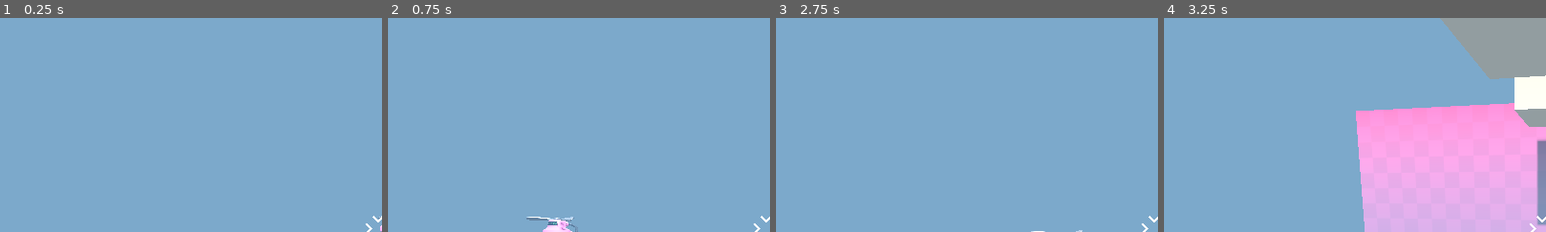
Above: before the commit, frames 1-4 (left to right).
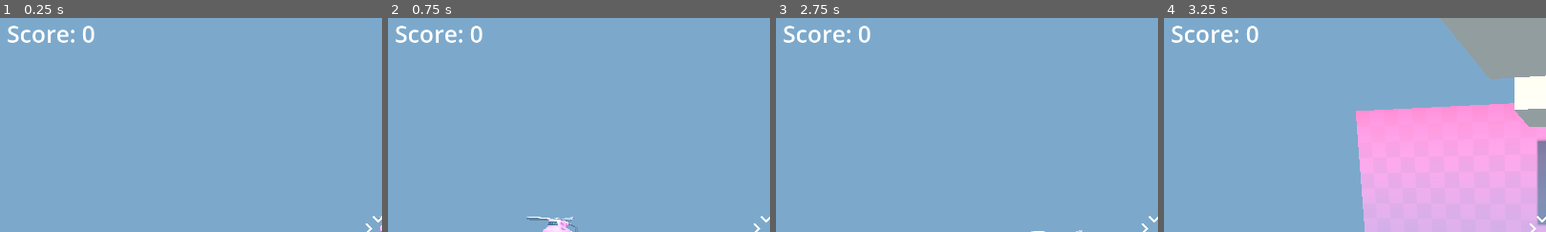
Above: after the commit, the same moments.

Repository: nesherson/survivor-arena-fps
Game: Godot game, scene res://scenes/game/game.tscn
The game is run twice, just before and just after one commit, with the same random seed, the same clock (stepped at 60 frames per second) and the same inputs.
Inputs (mouse positions are % of the whole screen's width and height, from its top left):
- Up to frame 1 (0.25 s): no input
- Up to frame 2 (0.75 s): tap Enter at 0.5 s; move the mouse to (55, 50) at 0.52 s; press the mouse at (55, 50) at 0.53 s; hold W (move_forward) from 0.53 s (still down)
- Up to frame 3 (2.75 s): keep holding W (move_forward); tap Space (jump) at 0.77, 1.52 s; move the mouse to (45, 50) at 1.27 s; release the mouse at (45, 50) at 1.28 s; click (45, 50) at 1.35 s; move the mouse to (52, 48) at 2.02 s; press the mouse at (52, 48) at 2.03 s
- Up to frame 4 (3.25 s): keep holding W (move_forward); move the mouse to (49, 52) at 2.77 s; release the mouse at (49, 52) at 2.78 s; click (49, 52) at 2.85 s; tap Space (jump) at 3.02 s
The pictures show only the part of the screen within x 0-50%, y 1-51%; the shares and areas given below are measured in that part.

The runs differ from the first frame. In frame 1, 0.7% of the frame differs, in the area x 2-25%, y 3-12%; in frame 2, 0.7%; in frame 3, 0.7%; in frame 4, 0.7%.

Commit message:
Add score

Diff:
--- a/mob/spawner/spawner_model.tscn
+++ b/mob/spawner/spawner_model.tscn
@@ -27,6 +27,21 @@
 metallic_specular = 0.45
 roughness = 0.4
 
+[sub_resource type="Animation" id="Animation_lvlhh"]
+length = 0.001
+tracks/0/type = "value"
+tracks/0/imported = false
+tracks/0/enabled = true
+tracks/0/path = NodePath("Top:rotation")
+tracks/0/interp = 1
+tracks/0/loop_wrap = true
+tracks/0/keys = {
+"times": PackedFloat32Array(0),
+"transitions": PackedFloat32Array(1),
+"update": 0,
+"values": [Vector3(0, -6.28319, 0)]
+}
+
 [sub_resource type="Animation" id="Animation_bk78j"]
 resource_name = "rotor_spin"
 loop_mode = 1
@@ -41,21 +56,6 @@
 "transitions": PackedFloat32Array(1, 1),
 "update": 0,
 "values": [Vector3(0, -6.28319, 0), Vector3(0, 0, 0)]
-}
-
-[sub_resource type="Animation" id="Animation_lvlhh"]
-length = 0.001
-tracks/0/type = "value"
-tracks/0/imported = false
-tracks/0/enabled = true
-tracks/0/path = NodePath("Top:rotation")
-tracks/0/interp = 1
-tracks/0/loop_wrap = true
-tracks/0/keys = {
-"times": PackedFloat32Array(0),
-"transitions": PackedFloat32Array(1),
-"update": 0,
-"values": [Vector3(0, -6.28319, 0)]
 }
 
 [sub_resource type="AnimationLibrary" id="AnimationLibrary_p6j4b"]
@@ -75,7 +75,7 @@
 surface_material_override/2 = SubResource("StandardMaterial3D_p6j4b")
 
 [node name="Top" parent="." index="2"]
-transform = Transform3D(1, 0, -1.74846e-07, 0, 1, 0, 1.74846e-07, 0, 1, 0, 0.783957, 0)
+transform = Transform3D(1, 0, -4.46638e-06, 0, 1, 0, 4.46638e-06, 0, 1, 0, 0.783957, 0)
 material_override = SubResource("StandardMaterial3D_bk78j")
 
 [node name="AnimationPlayer" type="AnimationPlayer" parent="." index="3"]
--- a/scenes/game/game.tscn
+++ b/scenes/game/game.tscn
@@ -1,5 +1,6 @@
-[gd_scene load_steps=7 format=3 uid="uid://c15h5w7s662co"]
+[gd_scene load_steps=9 format=3 uid="uid://c15h5w7s662co"]
 
+[ext_resource type="Script" uid="uid://cc4gmgarxkuea" path="res://scripts/game/game.gd" id="1_5i0tg"]
 [ext_resource type="PackedScene" uid="uid://c6eftswfesm4c" path="res://scenes/player/player.tscn" id="1_sul5r"]
 [ext_resource type="Material" uid="uid://r2cc6tfu230g" path="res://materials/platform.tres" id="2_0sr1o"]
 [ext_resource type="Material" uid="uid://c5j0gij8mtd7e" path="res://materials/bridge.tres" id="3_0sr1o"]
@@ -20,7 +21,11 @@
 fog_height = 1.0
 fog_height_density = 0.25
 
+[sub_resource type="LabelSettings" id="LabelSettings_lfrn8"]
+font_size = 42
+
 [node name="Game" type="Node3D"]
+script = ExtResource("1_5i0tg")
 
 [node name="Player" parent="." instance=ExtResource("1_sul5r")]
 transform = Transform3D(1, 0, 0, 0, 1, 0, 0, 0, 1, -1, 0, 2)
@@ -161,3 +166,14 @@
 [node name="MobSpawner" parent="." instance=ExtResource("5_lfrn8")]
 transform = Transform3D(1, 0, 0, 0, 1, 0, 0, 0, 1, 0, 0, -25)
 mob_to_spawn = ExtResource("4_kelw5")
+
+[node name="ScoreLabel" type="Label" parent="."]
+unique_name_in_owner = true
+offset_left = 19.0
+offset_top = 6.0
+offset_right = 177.0
+offset_bottom = 64.0
+text = "Score: 0"
+label_settings = SubResource("LabelSettings_lfrn8")
+
+[connection signal="mob_spawned" from="MobSpawner" to="." method="_on_mob_spawner_mob_spawned"]
--- a/scripts/enemies/mob.gd
+++ b/scripts/enemies/mob.gd
@@ -1,4 +1,6 @@
 extends RigidBody3D
+
+signal died
 
 @onready var bat_model = %bat_model
 @onready var player = get_node("/root/Game/Player")
@@ -32,6 +34,7 @@
 
 		apply_central_impulse(direction * 5.0 + random_upward_force)
 		timer.start()
+		died.emit()
 
 
 func _on_timer_timeout() -> void:
--- a/scripts/enemies/mob_spawner.gd
+++ b/scripts/enemies/mob_spawner.gd
@@ -1,4 +1,6 @@
 extends Node3D
+
+signal mob_spawned(mob: RigidBody3D)
 
 @export var mob_to_spawn: PackedScene = null
 
@@ -12,3 +14,5 @@
 	add_child(new_mob)
 
 	new_mob.global_position = marker.global_position
+
+	mob_spawned.emit(new_mob)
--- /dev/null
+++ b/scripts/game/game.gd
@@ -0,0 +1,12 @@
+extends Node3D
+
+@onready var score_label = %ScoreLabel
+
+var score := 0
+
+func increase_score():
+	score += 1
+	score_label.text = "Score: " + str(score)
+
+func _on_mob_spawner_mob_spawned(mob: RigidBody3D) -> void:
+	mob.died.connect(increase_score)
Not shown, added: scripts/game/game.gd.uid
